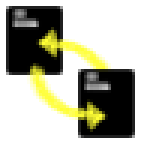
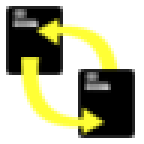
Two versions of the same layered image (w=144, h=144). Layer-by-layer changes:
added layer "Pasted Layer #3" above "Pasted Layer #1" over [21, 57, 105, 135]
hid "Pasted Layer #1" over [27, 63, 108, 132]
added layer "Pasted Layer #4" above "Pasted Layer #2" over [36, 18, 120, 96]
hid "Pasted Layer #2" over [36, 27, 117, 96]
